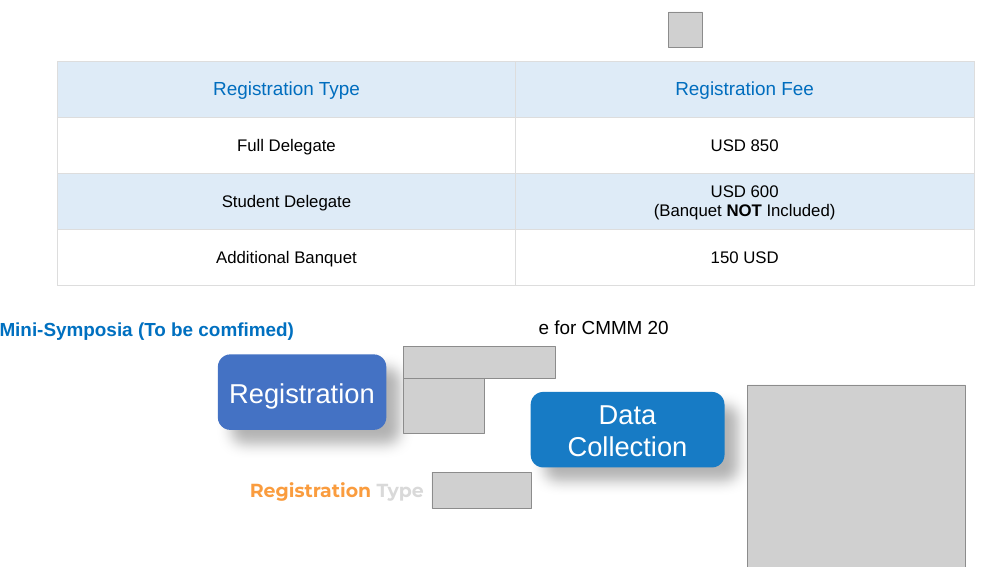
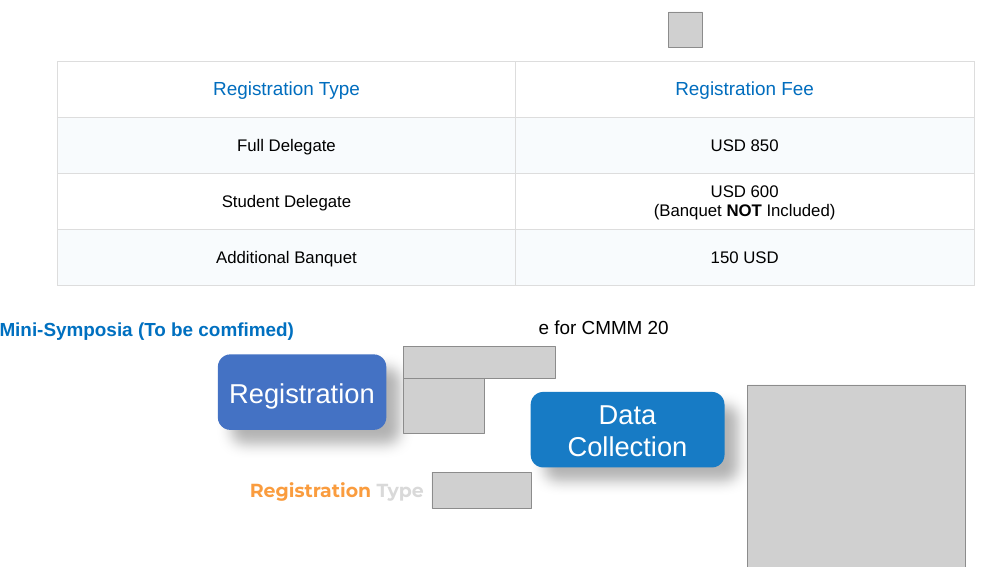
Before and after one commit to zhangxy911/zhangxy911.github.io, a slide deck: slide 3 of assets/figures.pptx. Drawn at 1008x567 pixels with LibreOffice and Linux fonts; fonts in the diff are those of the drawing; grey boxes stand for pictures. Boxes give left, top, right and bottom in pixels: in the first picture for what was removed or moved away, otherwise in the second. Text is boxed around its words. In the diff, an @@ line names an element or a change of style, - is before the commit and + after.

```diff
--- a/assets/figures.pptx
+++ b/assets/figures.pptx
@@ table at (57,61,974,285) @@
@@ fill #DEEBF7 to none in 4 cells @@
@@ fill #FFFFFF to #DEEBF7 at 20% opacity in 4 cells @@
```
Also in this commit, not shown: 7 other files.
